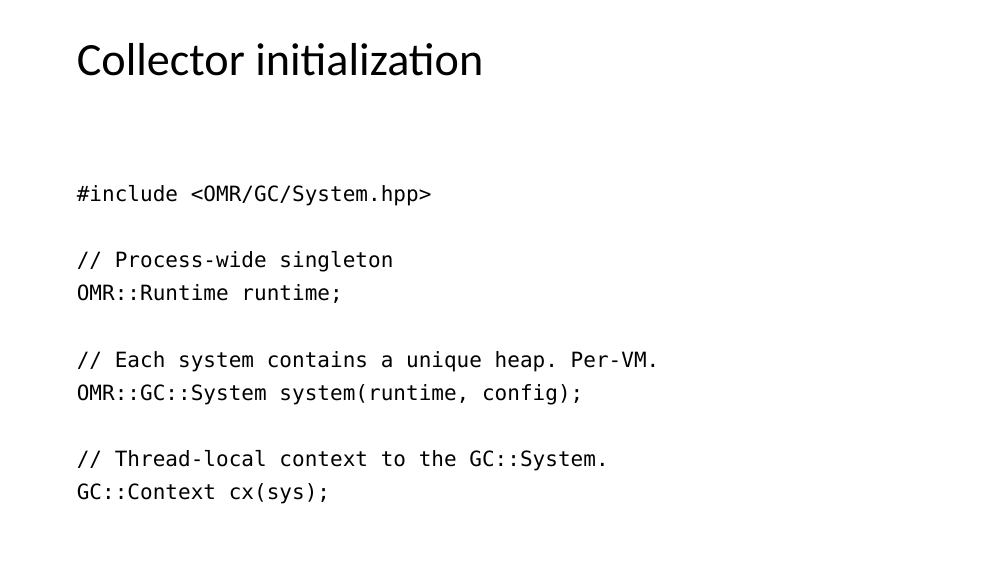
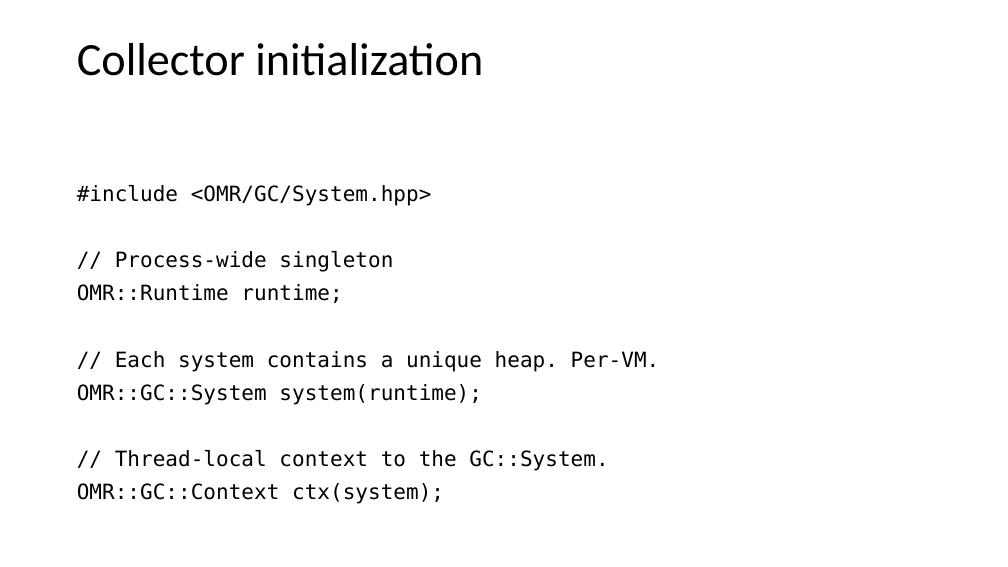
Before and after one commit to omr-turbo/gc-arrays-tutorial, a slide deck: slide 31 of slides.pptx. Drawn at 1008x567 pixels with LibreOffice and Linux fonts; fonts in the diff are those of the drawing. Boxes give left, top, right and bottom in pixels: in the first picture for what was removed or moved away, otherwise in the second. Text is boxed around its words. In the diff, an @@ line names an element or a change of style, - is before the commit and + after.

```diff
--- a/slides.pptx
+++ b/slides.pptx
@@ text at (x1=77, y1=384, x2=482, y2=405): text changed @@
-OMR::GC::System system(runtime, config);
+OMR::GC::System system(runtime);
@@ text at (x1=77, y1=483, x2=444, y2=504): text changed @@
-GC::Context cx(sys);
+OMR::GC::Context ctx(system);
```
Also in this commit, not shown: 1 other slide changed, 1 other file.
